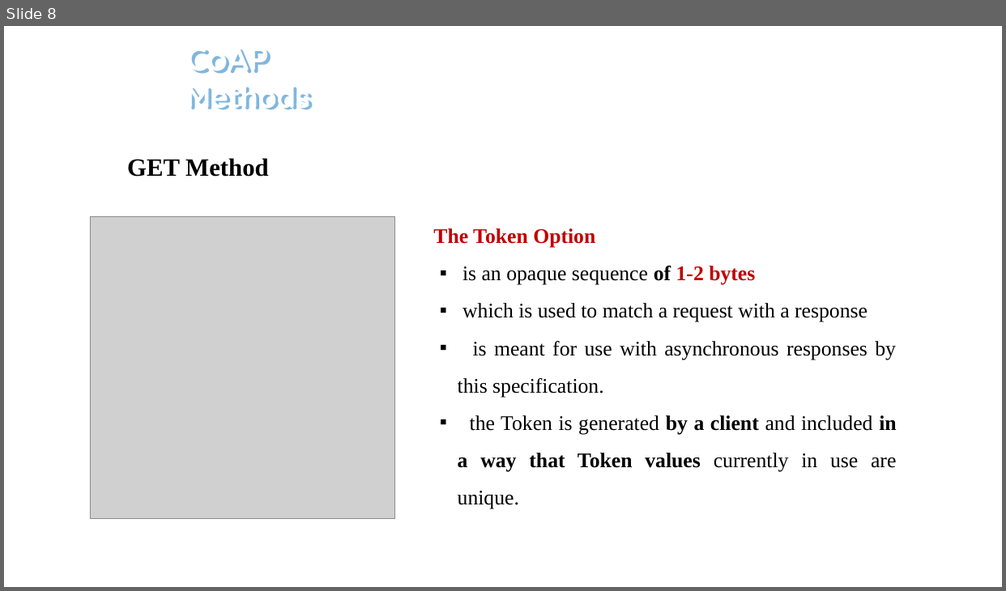
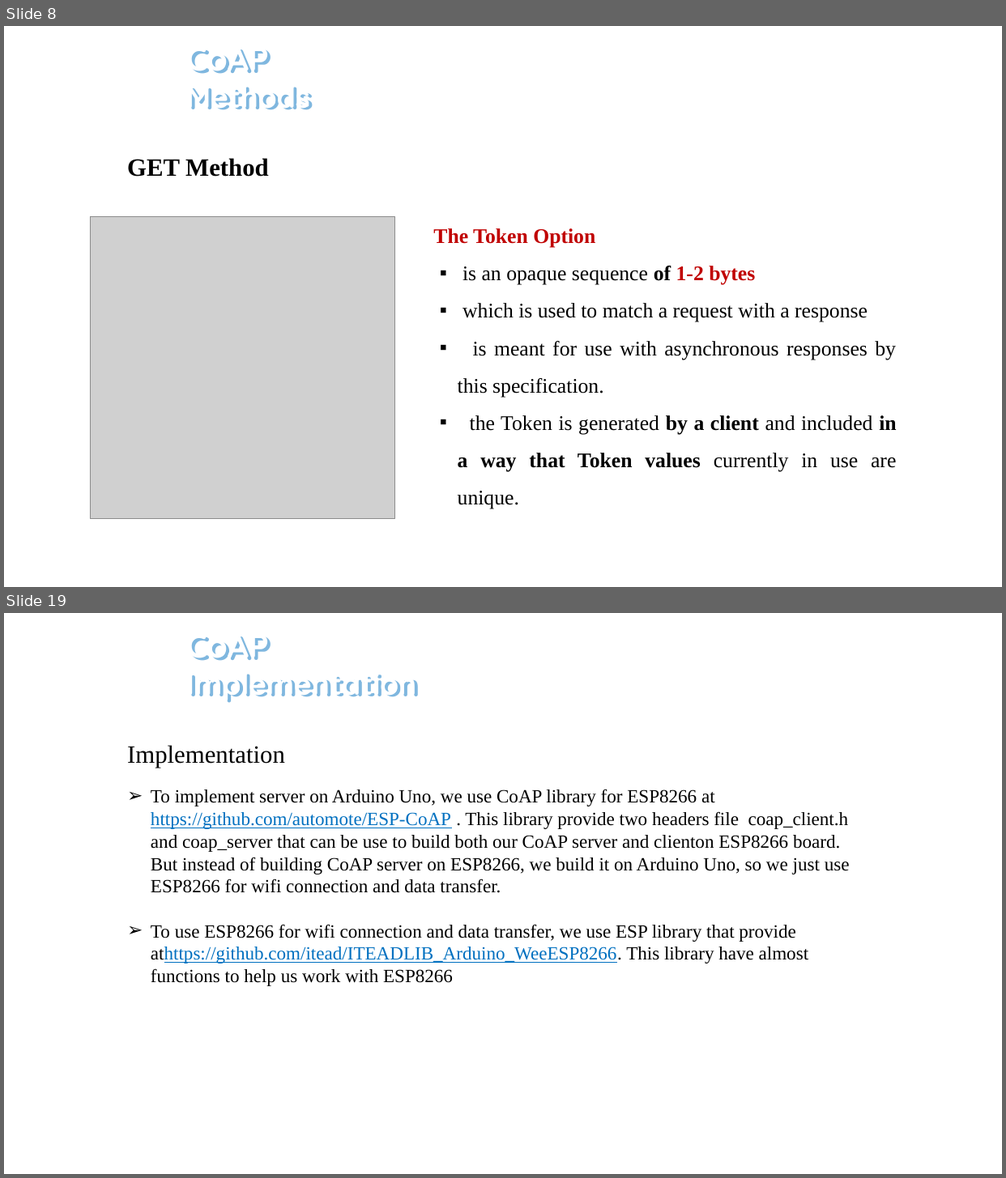
Before and after one commit to hoangnh0194/TrainingTMA, a slide deck: CoAPreport.pptx. Shown one above the other, each under a label of ours: slide 8 before the commit, slides 8 and 19 after it; the slides between them are not shown. The pictures are 1006x591 and 1006x1178 pixels, drawn with LibreOffice and Linux fonts; fonts in the diff are those of the drawing; grey boxes stand for pictures; background and template pictures are left out. Boxes give left, top, right and bottom in pixels: in the first picture for what was removed or moved away, otherwise in the second. Text is boxed around its words. In the diff, an @@ line names an element or a change of style, - is before the commit and + after.

```diff
--- a/CoAPreport.pptx
+++ b/CoAPreport.pptx
@@ slide 19 added at (4, 613, 1002, 1174), background picture (left out); not listed: 1 template element that a slide beside it also shows @@
@@ text added at (186, 636, 417, 703), 29 pt, text #FFFFFF, bold @@
+CoAP
+Implementation
@@ text added at (127, 745, 285, 768), 24 pt, text #000000 @@
+Implementation
@@ text added at (151, 789, 850, 986), 18 pt, text #000000 @@
+➢ To implement server on Arduino Uno, we use CoAP library for ESP8266 at https://github.com/automote/ESP-CoAP . This library provide two headers file coap_client.h and coap_server that can be use to build both our CoAP server and clienton ESP8266 board. But instead of building CoAP server on ESP8266, we build it on Arduino Uno, so we just use ESP8266 for wifi connection and data transfer.
+➢ To use ESP8266 for wifi connection and data transfer, we use ESP library that provide athttps://github.com/itead/ITEADLIB_Arduino_WeeESP8266. This library have almost functions to help us work with ESP8266
```
Also in this commit, not shown: 11 slides changed, 9 other slides added, 1 other file.
